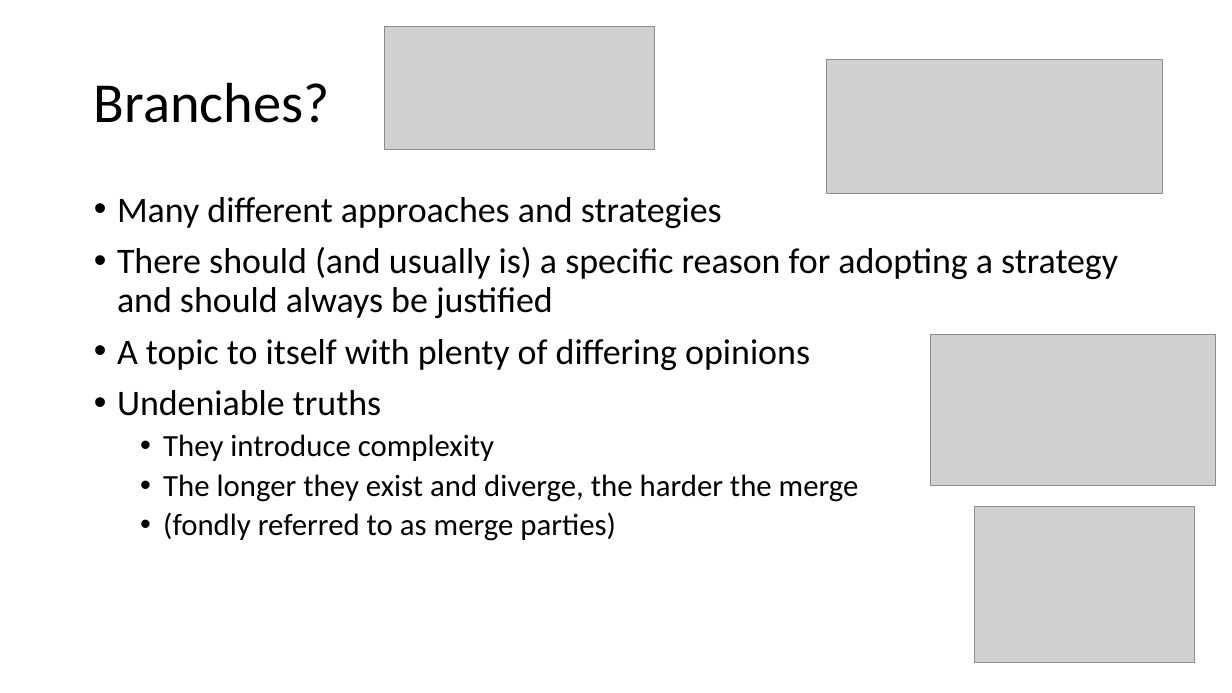
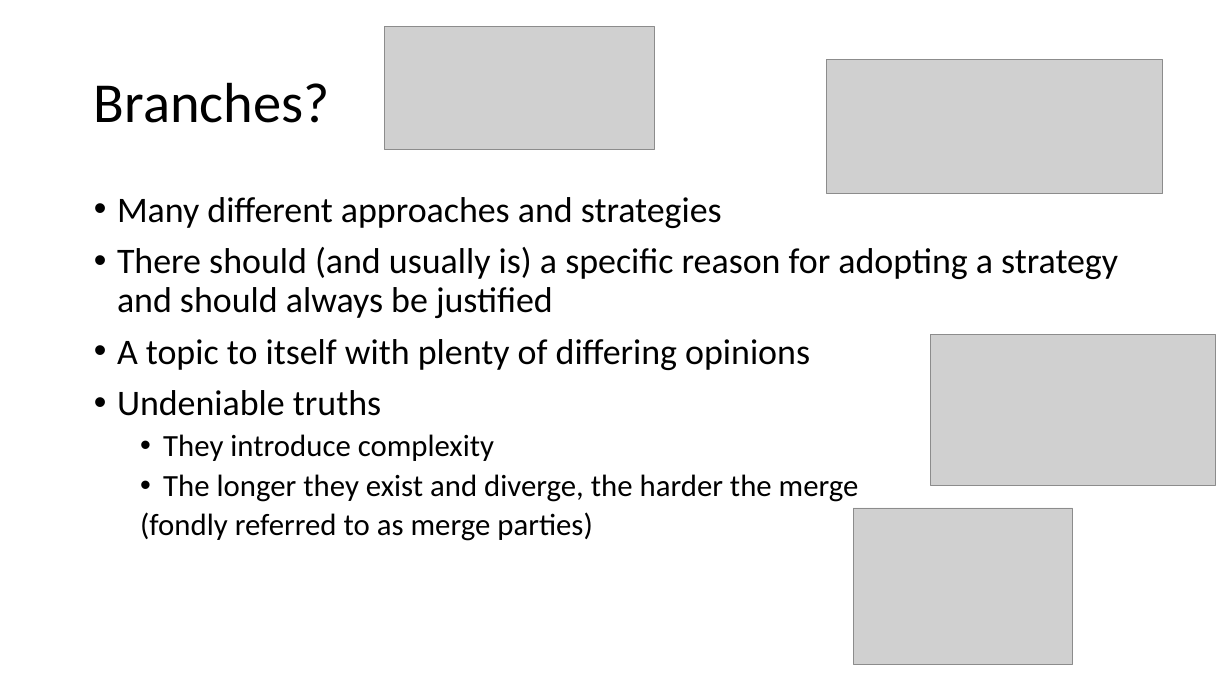
Before and after one commit to milodotnet/bootcamp, a slide deck: slide 42 of SourceControlPresentation.pptx (slide 12 before the commit). Drawn at 1232x693 pixels with LibreOffice and Linux fonts; fonts in the diff are those of the drawing; grey boxes stand for pictures. Boxes give left, top, right and bottom in pixels: in the first picture for what was removed or moved away, otherwise in the second. Text is boxed around its words. In the diff, an @@ line names an element or a change of style, - is before the commit and + after.

```diff
--- a/SourceControlPresentation.pptx
+++ b/SourceControlPresentation.pptx
@@ picture: place and size @@
-picture at box(975, 506, 1195, 663)
+picture at box(853, 508, 1073, 665)
@@ text at box(140, 512, 592, 541): bullet • to none @@
```
Also in this commit, not shown: 18 other slides changed, 52 slides added, 9 slides removed.
